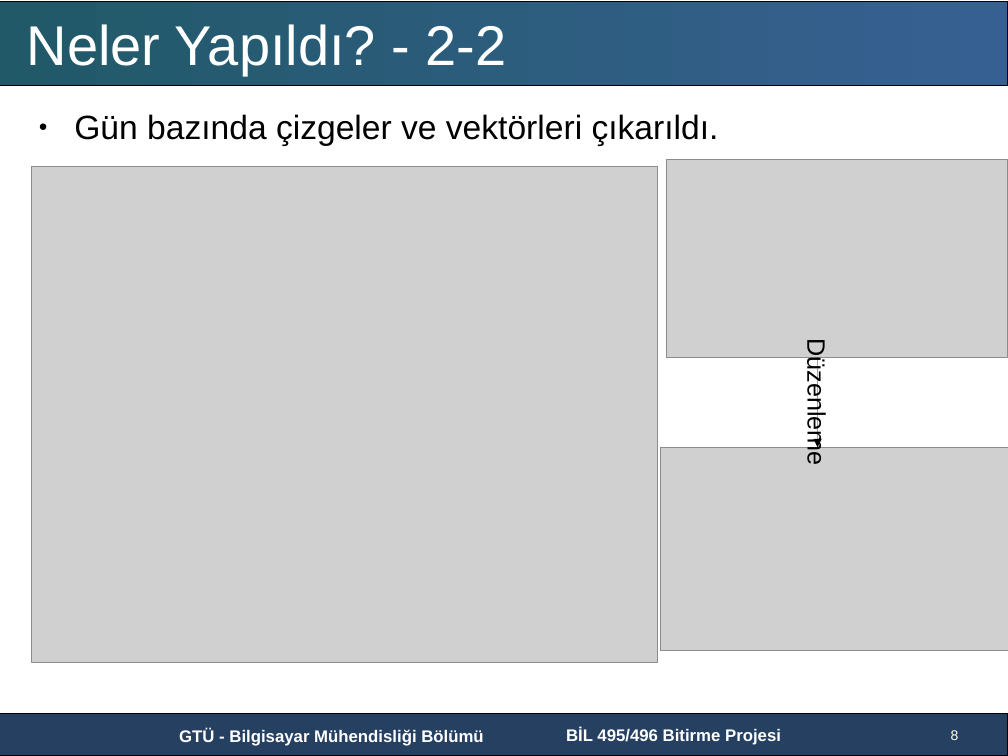
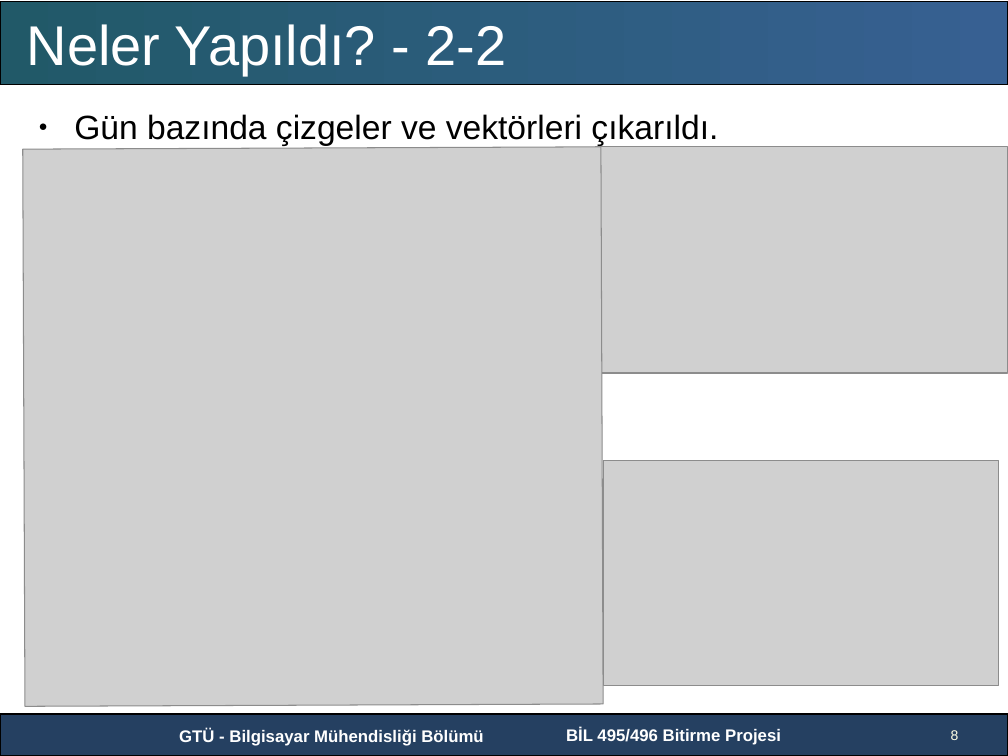
Before and after one commit to GTU-Projects/CSE496_Node2Vec_2018, a slide deck: slide 8 of Presentations/Presentation2.pptx. Drawn at 1008x756 pixels with LibreOffice and Linux fonts; fonts in the diff are those of the drawing; grey boxes stand for pictures; background and template pictures are left out. Boxes give left, top, right and bottom in pixels: in the first picture for what was removed or moved away, otherwise in the second. Text is boxed around its words. In the diff, an @@ line names an element or a change of style, - is before the commit and + after.

```diff
--- a/Presentations/Presentation2.pptx
+++ b/Presentations/Presentation2.pptx
@@ picture at (23, 147, 604, 707): rotation 0 to 359 degrees @@
@@ picture: place and size @@
-picture at (660, 448, 1008, 651)
+picture at (596, 147, 1008, 373)
@@ picture removed at (666, 160, 1008, 358) @@
@@ line removed at (817, 357, 817, 447) @@
-Düzenleme
@@ picture added at (603, 461, 998, 685) @@
```
Also in this commit, not shown: 5 other slides changed, 2 slides added, 2 slides removed, 3 other files.
